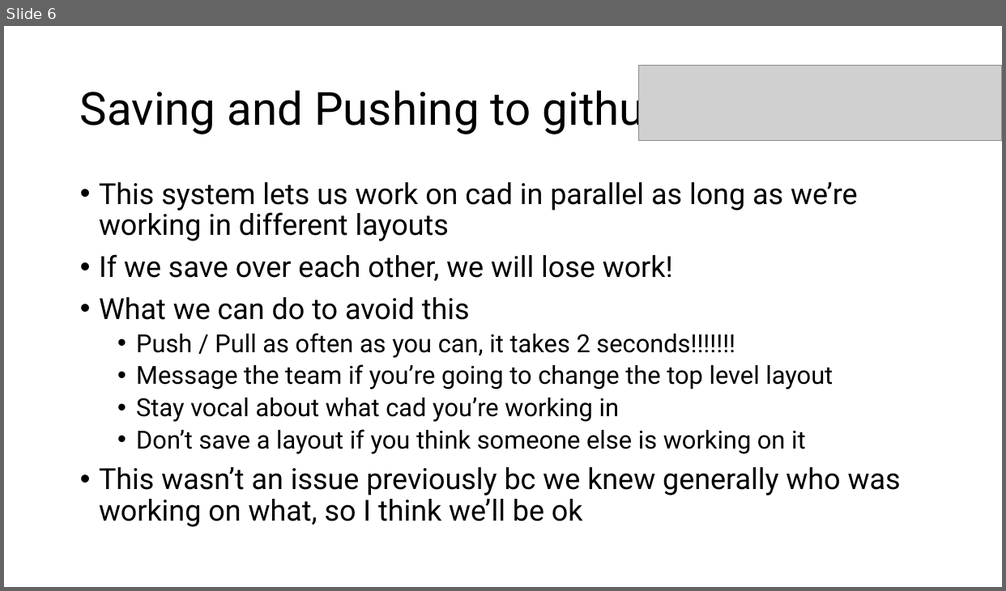
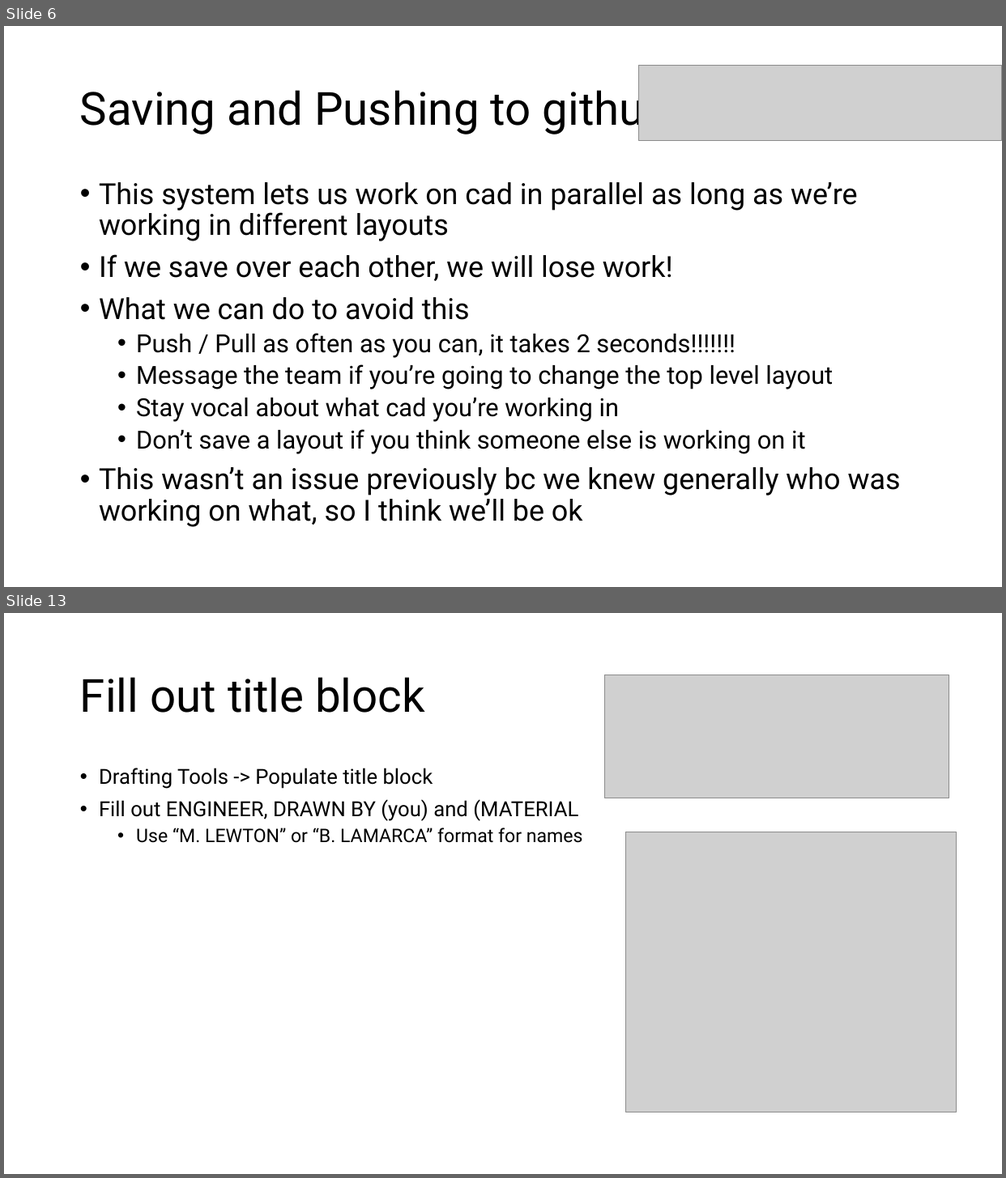
Before and after one commit to matt-lewton9/ME-463-Can-Crusher, a slide deck: So you want to Cad a part.pptx. Shown one above the other, each under a label of ours: slide 6 before the commit, slides 6 and 13 after it; the slides between them are not shown. The pictures are 1006x591 and 1006x1178 pixels, drawn with LibreOffice and Linux fonts; fonts in the diff are those of the drawing; grey boxes stand for pictures. Boxes give left, top, right and bottom in pixels: in the first picture for what was removed or moved away, otherwise in the second. Text is boxed around its words. In the diff, an @@ line names an element or a change of style, - is before the commit and + after.

```diff
--- a/So you want to Cad a part.pptx
+++ b/So you want to Cad a part.pptx
@@ slide 13 added at (4,613,1002,1174), background #FFFFFF @@
@@ title added at (80,677,425,713), 44 pt, text #000000 @@
+Fill out title block
@@ picture added at (604,675,948,798) @@
@@ text added at (99,768,583,843), 20 pt, text #000000 @@
+• Drafting Tools -> Populate title block
+• Fill out ENGINEER, DRAWN BY (you) and (MATERIAL
+  • Use “M. LEWTON” or “B. LAMARCA” format for names
@@ picture added at (626,832,957,1112) @@
```
Also in this commit, not shown: 1 slide changed, 5 other slides added, 10 other files.
